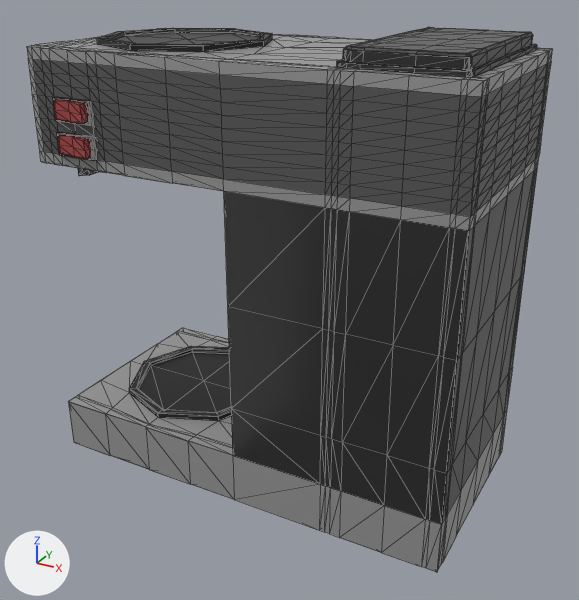
What one commit did to the glTF model assets/imports/Coffe_Machine_exportPrep.gltf.
Both versions are drawn from a 50 mm camera at (0.344, -0.617, 0.477) aimed at (0.012, -0.014, 0.176). Lighting does not change. The marker at lower left points along +X, +Y and +Z. Mesh edges are drawn as thin lines. Vertices at the same position are counted once.

Names of what the first picture shows: 'CoffeeMachine'.
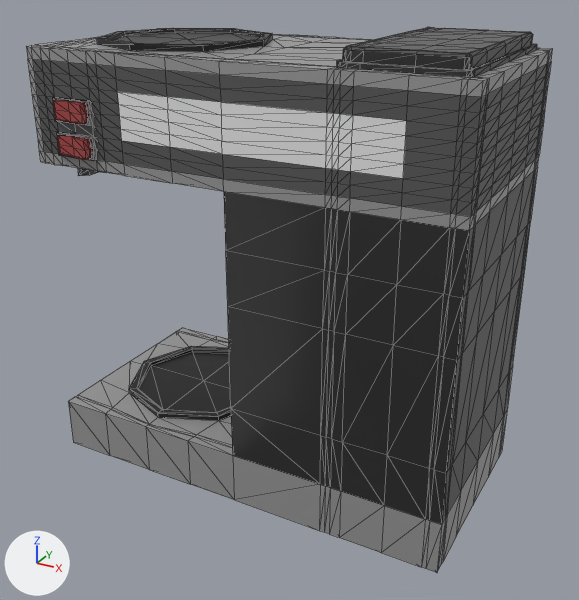
Location of each change, (x1, y1, x2, y2) in pixels of the pictures (579 x 600 px; the box of a moved part takes in the faces that stretch with it):
'CoffeeMachine', reshaped: before (27, 27, 553, 572); after (26, 27, 553, 573)
part 1 of me_cube, moved or reshaped: before (347, 32, 534, 71); after (343, 27, 533, 71)
part 2 of me_cube, built on: after (224, 167, 538, 360)
part 3 of me_cube, moved or reshaped: before (139, 346, 231, 416); after (139, 349, 231, 412)
part 4 of me_cube, moved or reshaped: before (99, 29, 263, 45); after (114, 29, 264, 44)
part 5 of me_cube, recoloured: (118, 92, 406, 178) in both

Edits to the bpy script that builds the scene:
```text
Add mat_colorband:
    mat_colorband = principled_material('ColorBand')
    mat_colorband.base_color = (0.8, 0.8, 0.8)  # white #e7e7e7
Change me_cube:
    used by ob_coffeemachine; location = (0.0, 0.0, 0.0)
    remove me_cube.from_pydata(...)  # 1861 vertices, 3718 faces; spans x -0.2..0.2, y -0.11..0.1, z 0.0..0.414
    add me_cube.from_pydata(...)  # 1885 vertices, 3766 faces; spans x -0.2..0.2, y -0.11..0.1, z 0.0..0.414
    me_cube part 1: 26 vertices removed from x 0.094..0.186, y -0.087..0.087, z 0.404..0.414; 26 vertices added at x 0.095..0.187, y -0.086..0.086, z 0.404..0.414
    me_cube part 2: 8 vertices removed from x -0.02..-0.01, y -0.06..0.0, z 0.28..0.3; 38 vertices added at x -0.013..0.2, y -0.1..0.1, z 0.25..0.3
    me_cube part 3: 12 vertices removed from x -0.17..-0.03, y -0.07..0.07, z 0.052..0.055; 12 vertices added at x -0.171..-0.029, y -0.071..0.071, z 0.052..0.055
    me_cube part 4: 12 vertices removed from x -0.17..-0.03, y -0.07..0.07, z 0.402..0.405; 12 vertices added at x -0.171..-0.029, y -0.071..0.071, z 0.402..0.405
    me_cube part 5: 112 faces spanning x -0.1..0.15, y -0.1..0.1, z 0.33..0.37 switch from mat_greyplastic (dark grey #5d5d5d) to mat_colorband (white #e7e7e7)
```
